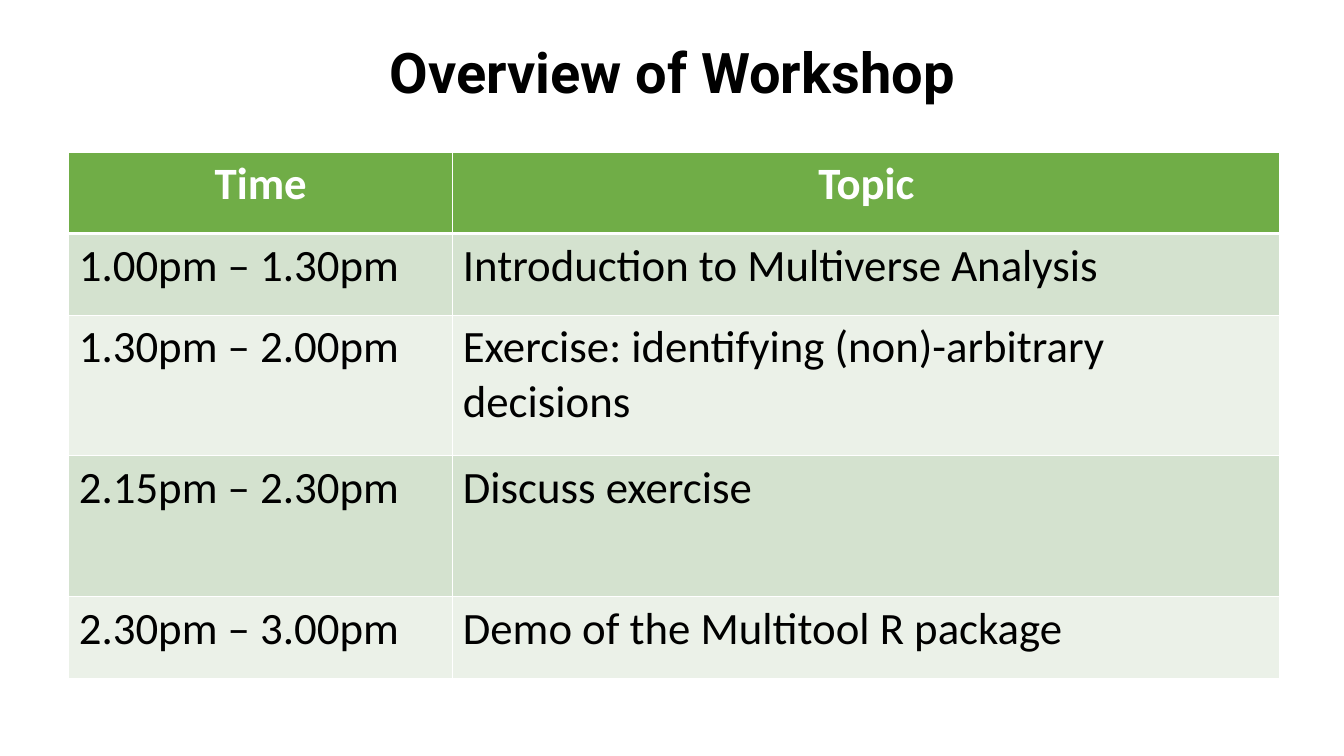
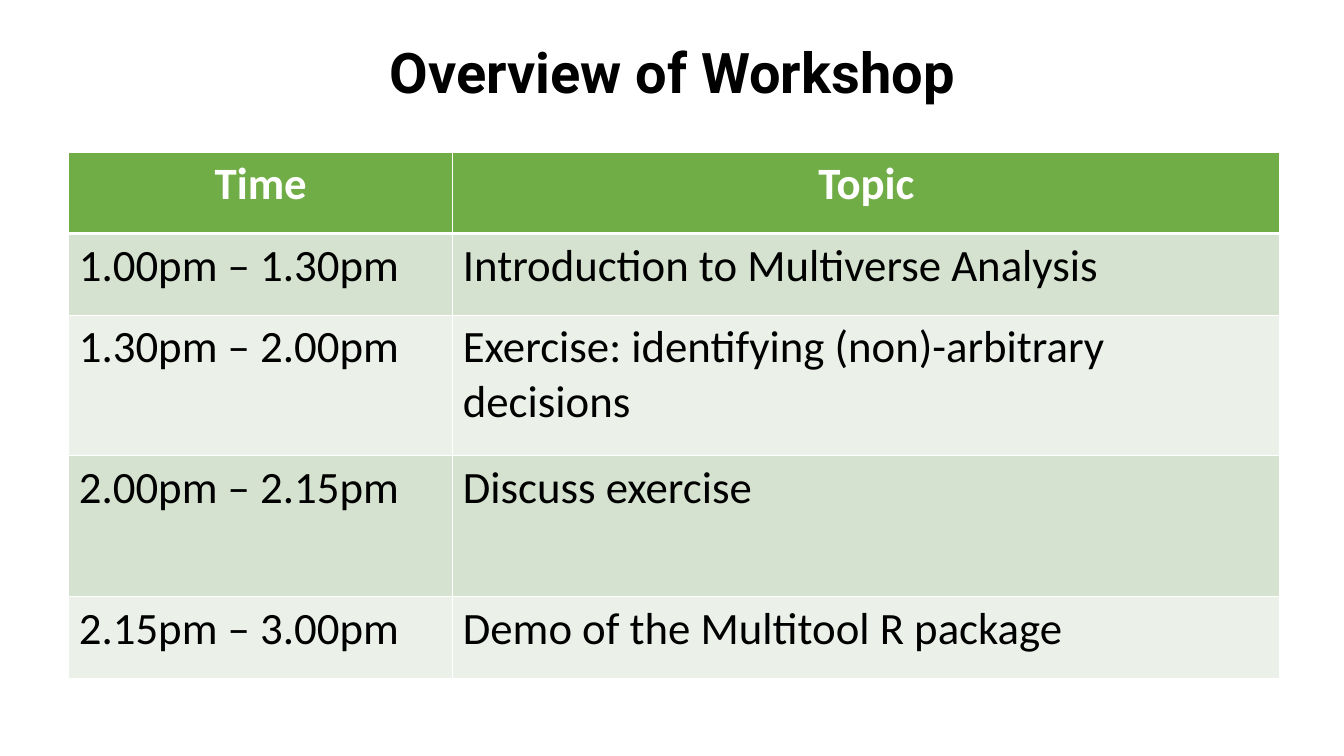
Before and after one commit to StefanVermeent/multiverse-workshop, a slide deck: slide 2 of Stanford_march_2024/intro-to-multiverse.pptx. Drawn at 1344x756 pixels with LibreOffice and Linux fonts; fonts in the diff are those of the drawing. Boxes give left, top, right and bottom in pixels: in the first picture for what was removed or moved away, otherwise in the second. Text is boxed around its words. In the diff, an @@ line names an element or a change of style, - is before the commit and + after.

```diff
--- a/Stanford_march_2024/intro-to-multiverse.pptx
+++ b/Stanford_march_2024/intro-to-multiverse.pptx
@@ table at (69, 152, 1280, 679) @@
-row 4, column 1: 2.15pm – 2.30pm
+row 4, column 1: 2.00pm – 2.15pm
-row 5, column 1: 2.30pm – 3.00pm
+row 5, column 1: 2.15pm – 3.00pm
```
Also in this commit, not shown: 1 other slide changed, 4 slides added, 1 slide removed, 2 other files.
